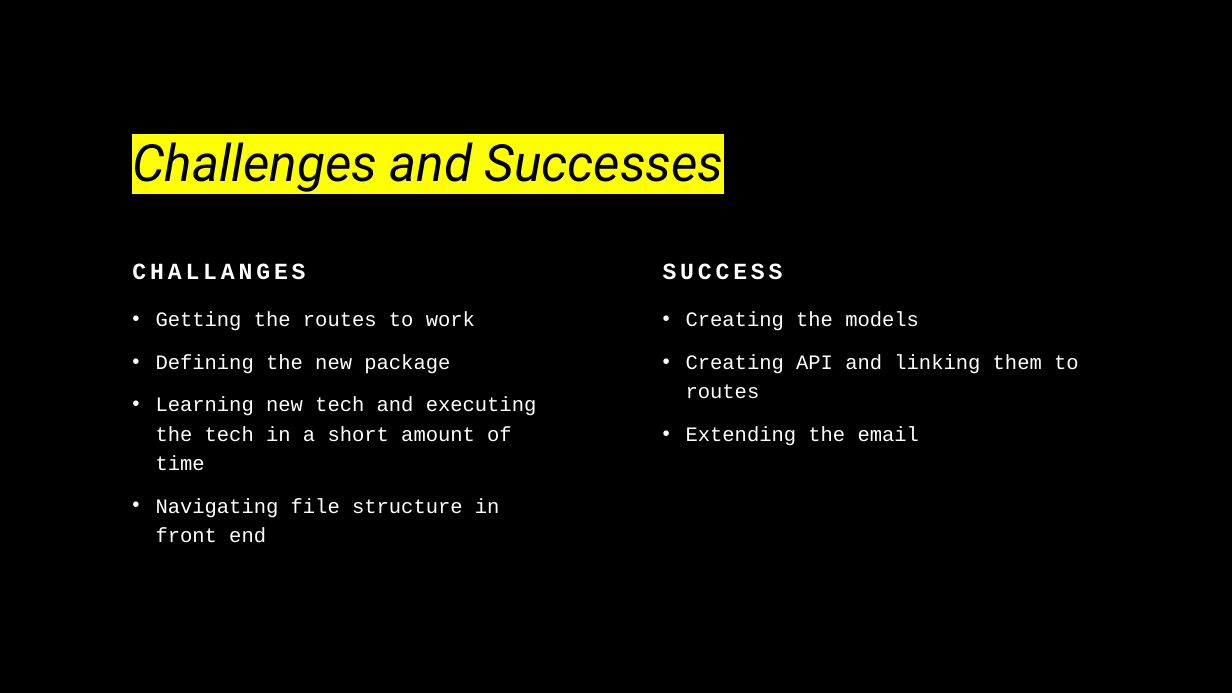
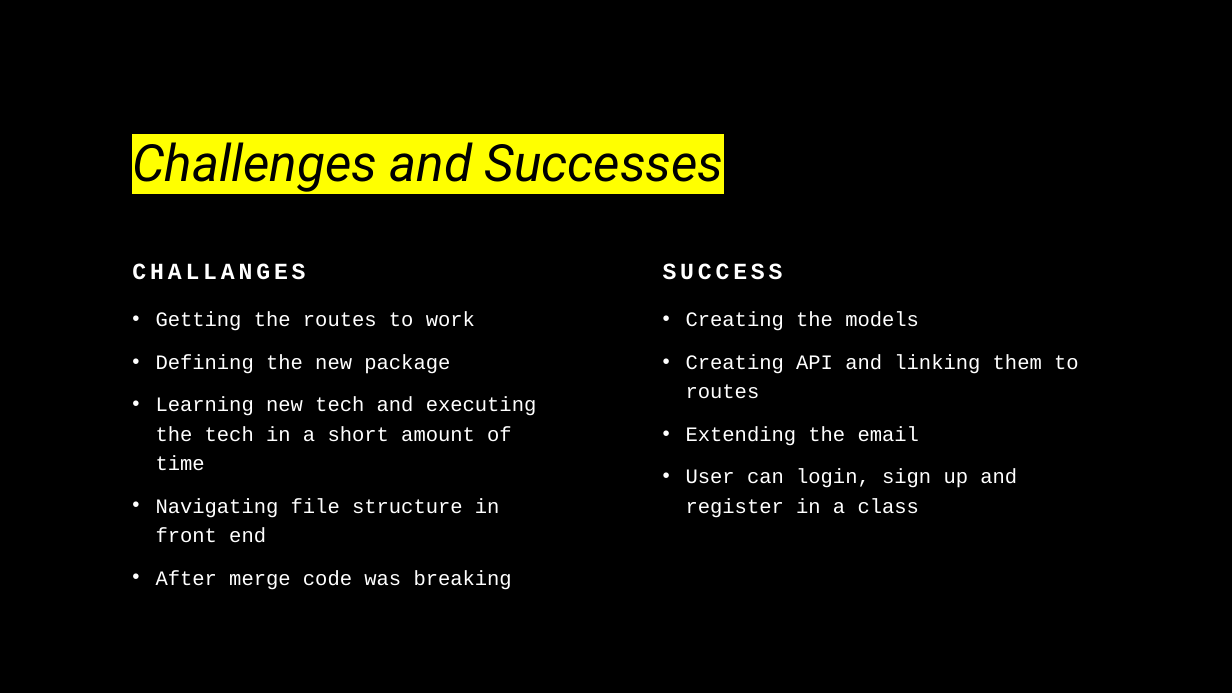
Before and after one commit to rpkrupali1/kitchen-around-you, a slide deck: slide 6 of presentation/kitchen-around-you presentation.pptx. Drawn at 1232x693 pixels with LibreOffice and Linux fonts; fonts in the diff are those of the drawing; background and template pictures are left out. Boxes give left, top, right and bottom in pixels: in the first picture for what was removed or moved away, otherwise in the second. Text is boxed around its words. In the diff, an @@ line names an element or a change of style, - is before the commit and + after.

```diff
--- a/presentation/kitchen-around-you presentation.pptx
+++ b/presentation/kitchen-around-you presentation.pptx
@@ text at box(686, 469, 1017, 518): paragraph added @@
+• User can login, sign up and register in a class
@@ text at box(156, 570, 512, 590): paragraph added @@
+• After merge code was breaking
```
Also in this commit, not shown: 3 other slides changed, 1 other file.
